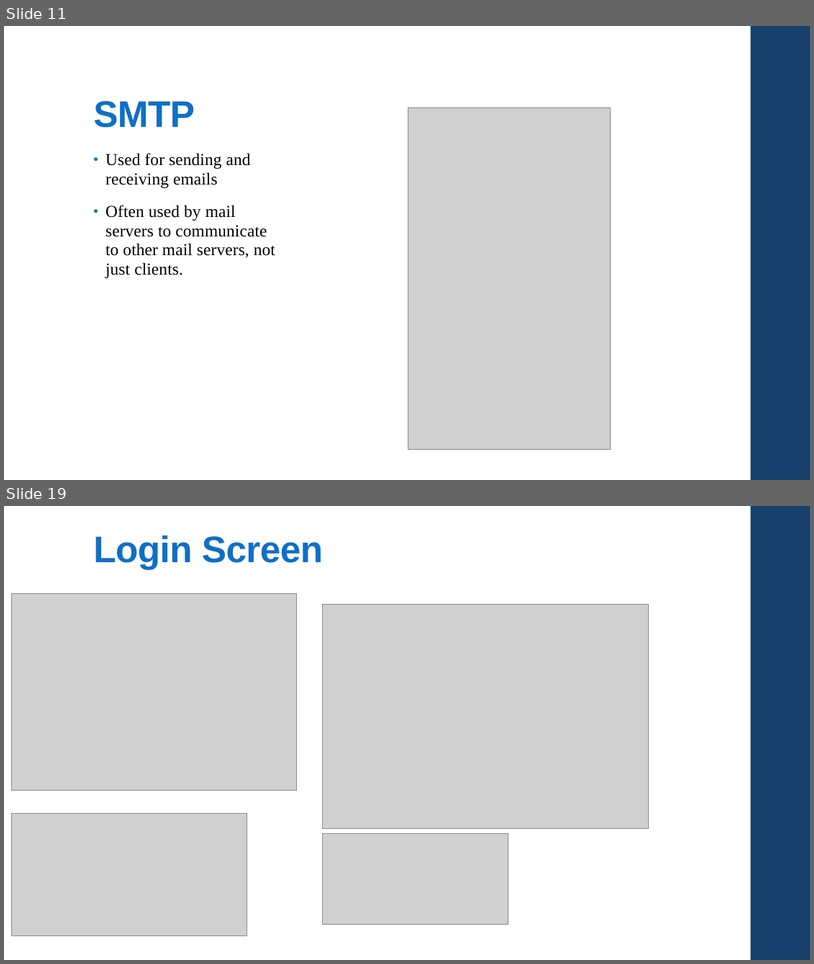
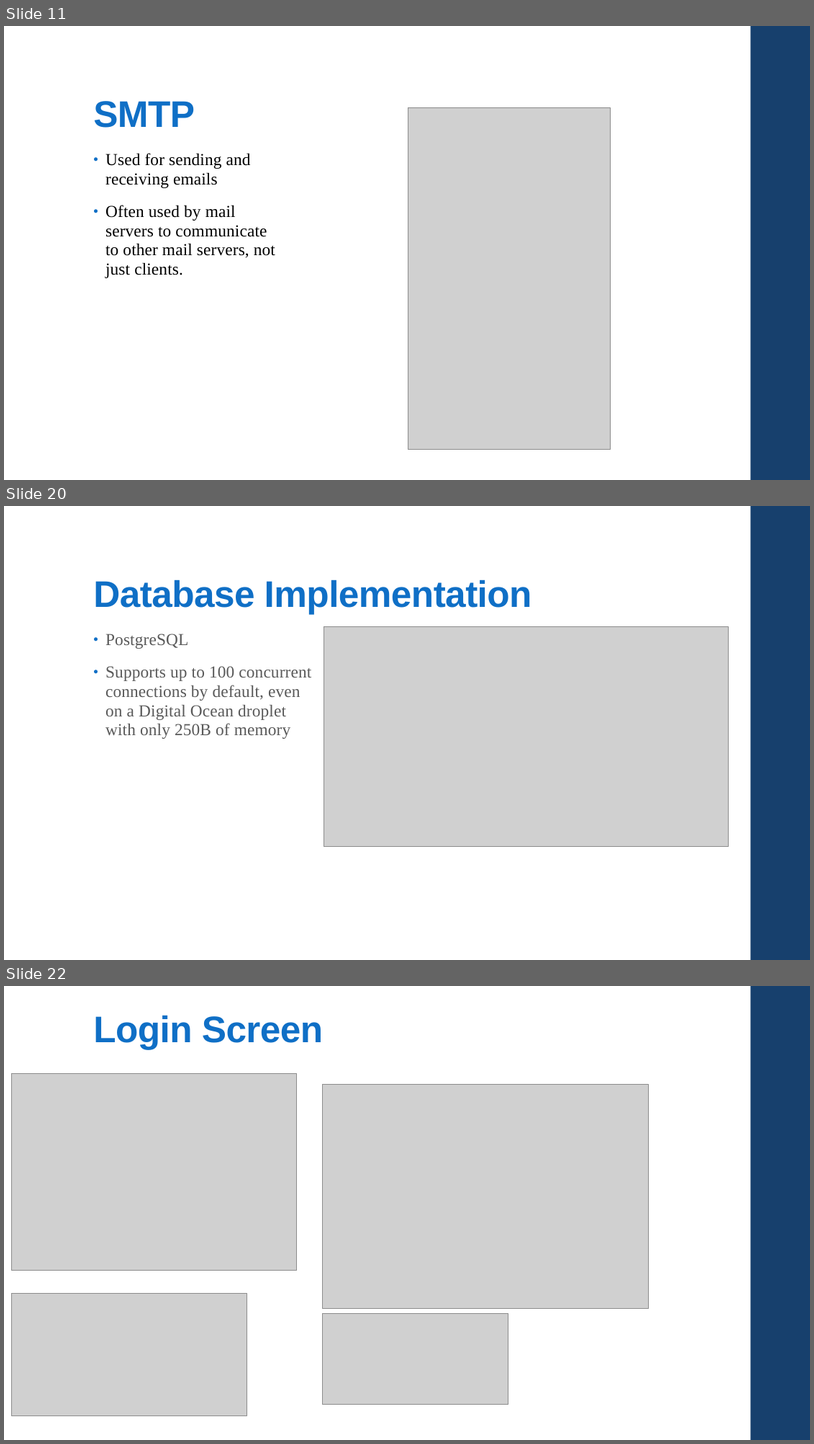
Before and after one commit to csc4350adept/csc4350, a slide deck: Documentation/Pres.pptx. Shown one above the other, each under a label of ours: slides 11 and 19 before the commit, slides 11, 20 and 22 after it; the slides between them are not shown. The pictures are 814x964 and 814x1444 pixels, drawn with LibreOffice and Linux fonts; fonts in the diff are those of the drawing; grey boxes stand for pictures. Boxes give left, top, right and bottom in pixels: in the first picture for what was removed or moved away, otherwise in the second. Text is boxed around its words. In the diff, an @@ line names an element or a change of style, - is before the commit and + after.

```diff
--- a/Documentation/Pres.pptx
+++ b/Documentation/Pres.pptx
@@ slide 20 added at [4, 506, 810, 960], background #FFFFFF; not listed: 1 template element that a slide beside it also shows @@
@@ title added at [93, 579, 532, 614], 44 pt, text #0F6FC6, bold @@
+Database Implementation
@@ text added at [106, 633, 311, 739], 20 pt, text #595959 @@
+• PostgreSQL
+• Supports up to 100 concurrent connections by default, even on a Digital Ocean droplet with only 250B of memory
@@ picture added at [324, 626, 729, 846] @@
@@ what was slide 19 is now slide 22 @@
```
Also in this commit, not shown: 9 other slides added, 5 slides removed.
